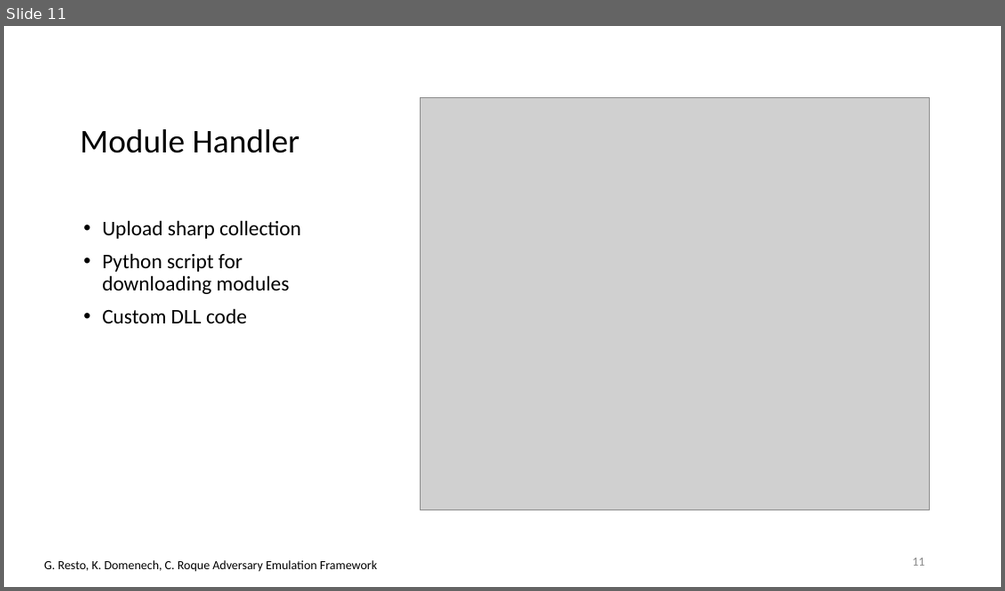
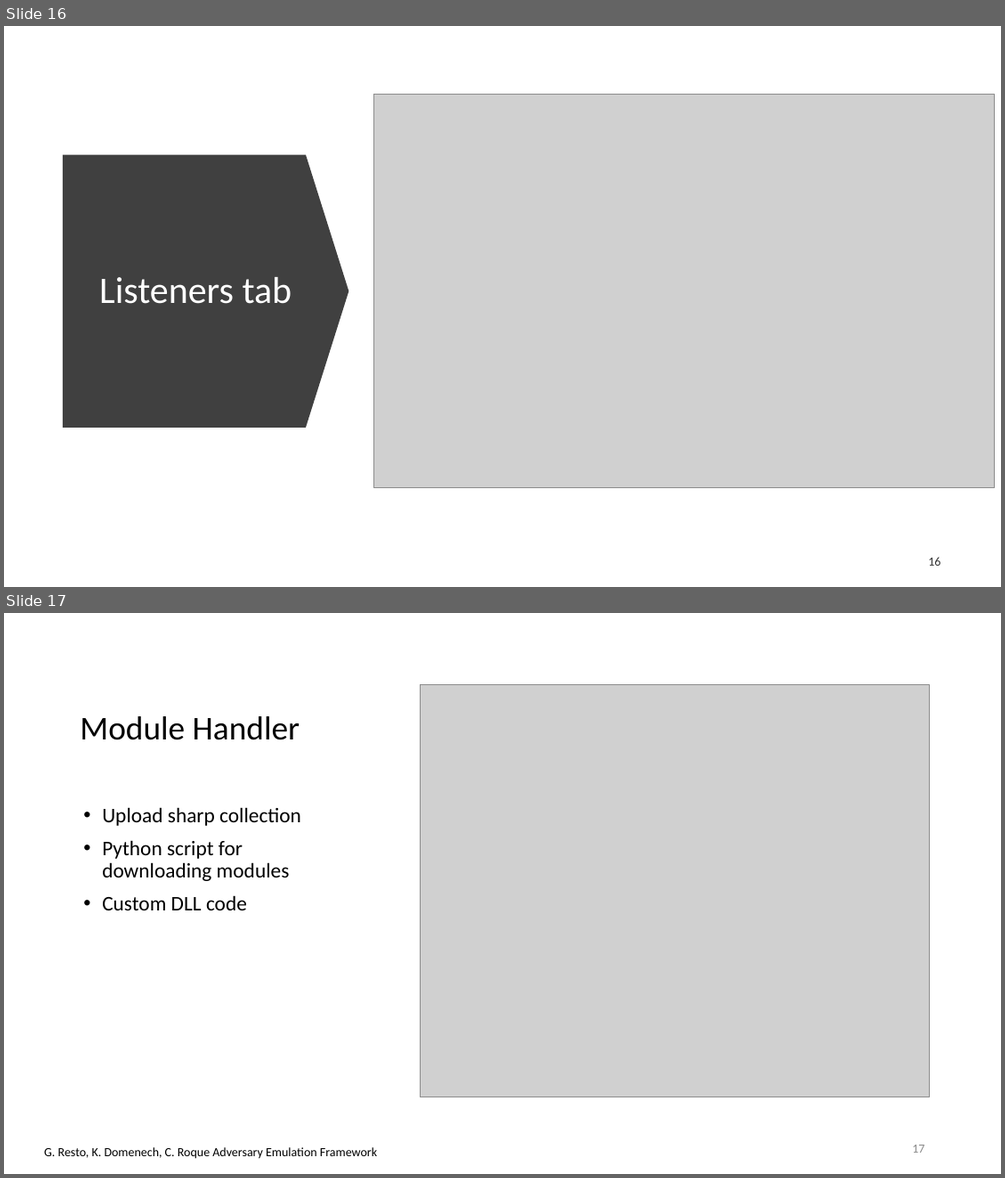
Before and after one commit to racoten/Capstone, a slide deck: Design/Capstone 2 Presentation.pptx. Shown one above the other, each under a label of ours: slide 11 before the commit, slides 16 and 17 after it. The pictures are 1005x591 and 1005x1178 pixels, drawn with LibreOffice and Linux fonts; fonts in the diff are those of the drawing; grey boxes stand for pictures. Boxes give left, top, right and bottom in pixels: in the first picture for what was removed or moved away, otherwise in the second. Text is boxed around its words. In the diff, an @@ line names an element or a change of style, - is before the commit and + after.

```diff
--- a/Design/Capstone 2 Presentation.pptx
+++ b/Design/Capstone 2 Presentation.pptx
@@ slide 16 added at [4, 26, 1001, 587], background #FFFFFF @@
@@ picture added at [374, 94, 994, 487] @@
@@ down arrow added at [63, 155, 349, 427], fill #404040 @@
@@ title added at [99, 277, 292, 304], 36 pt, text #FFFFFF @@
+Listeners tab
@@ page number added at [928, 556, 940, 565], 12 pt, text #000000 at 80% opacity @@
+16
@@ what was slide 11 is now slide 17 @@
@@ page number at [912, 1144, 924, 1152]: text changed @@
-11
+17
```
Also in this commit, not shown: 3 slides changed, 6 other slides added, 1 slide removed.
